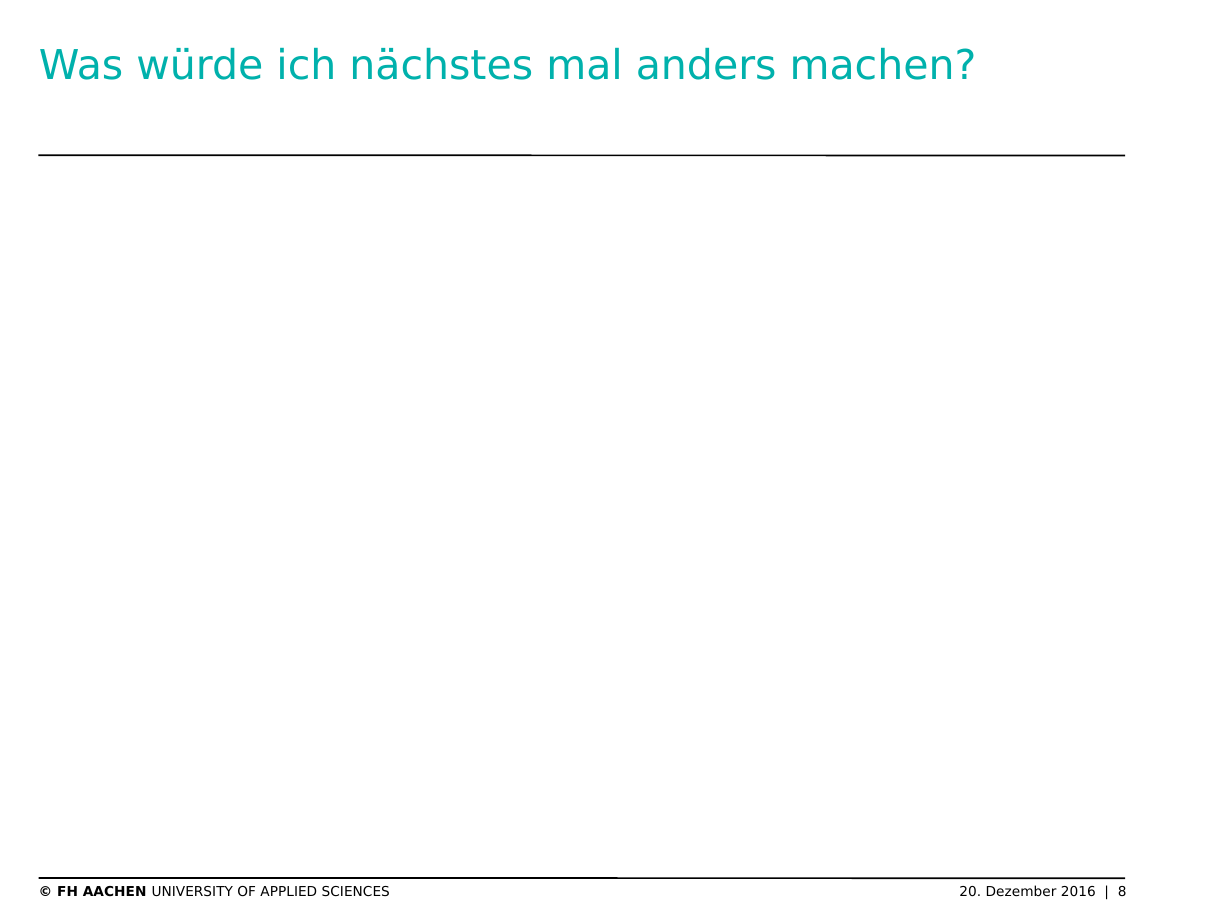
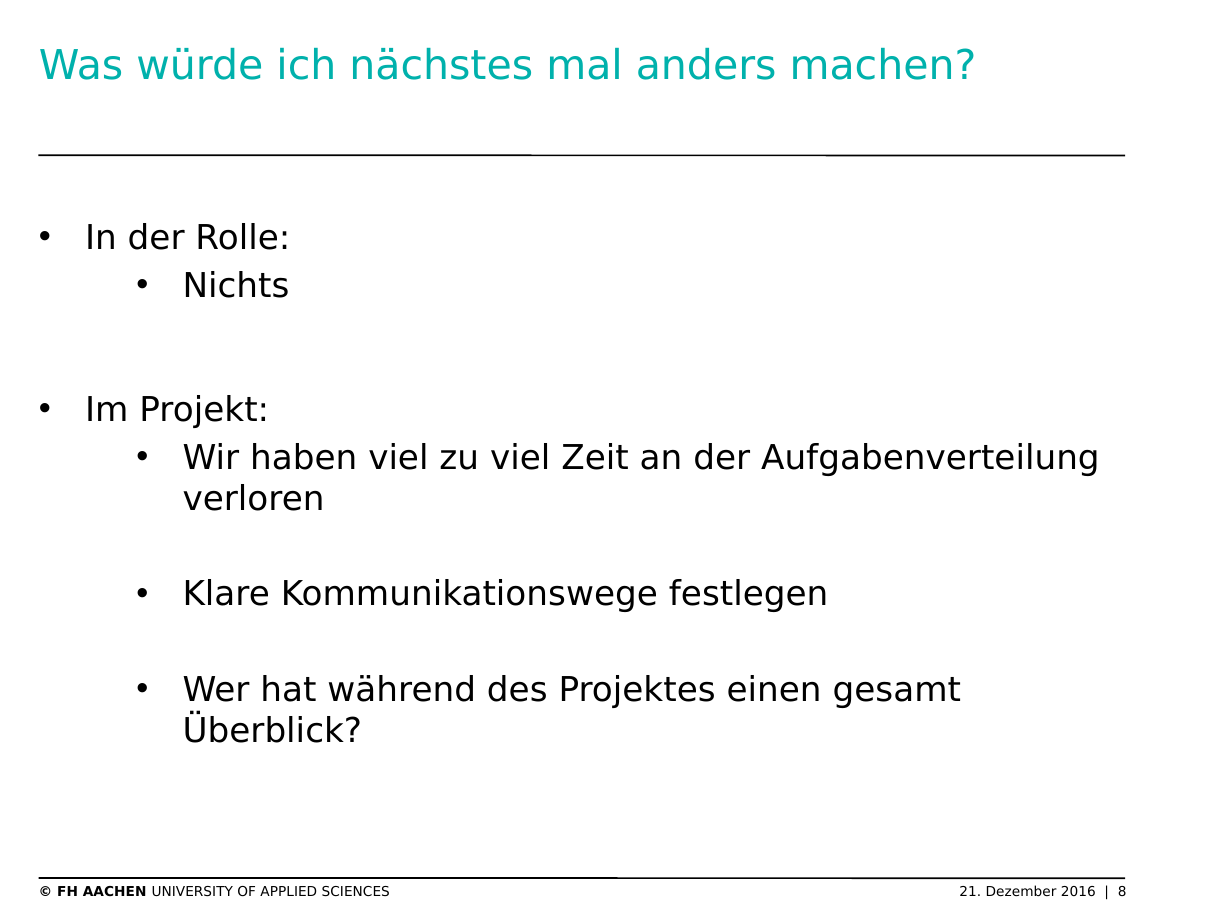
Before and after one commit to thomasgor/swe, a slide deck: slide 8 of Dokumente/Coaching/2016-12-21/2016-12-07 Rollentätigkeit Thomas Gorgels.pptx. Drawn at 1232x924 pixels with LibreOffice and Linux fonts; fonts in the diff are those of the drawing; background and template pictures are left out. Boxes give left, top, right and bottom in pixels: in the first picture for what was removed or moved away, otherwise in the second. Text is boxed around its words. In the diff, an @@ line names an element or a change of style, - is before the commit and + after.

```diff
--- a/Dokumente/Coaching/2016-12-21/2016-12-07 Rollentätigkeit Thomas Gorgels.pptx
+++ b/Dokumente/Coaching/2016-12-21/2016-12-07 Rollentätigkeit Thomas Gorgels.pptx
@@ text added at (85,223,1100,743), 20 pt, text #000000 @@
+• In der Rolle:
+    • Nichts
+  • Im Projekt:
+    • Wir haben viel zu viel Zeit an der Aufgabenverteilung verloren
+    • Klare Kommunikationswege festlegen
+    • Wer hat während des Projektes einen gesamt Überblick?
@@ text at (57,885,1127,897): text changed @@
-© FH AACHEN UNIVERSITY OF APPLIED SCIENCES 20. Dezember 2016 | 8
+© FH AACHEN UNIVERSITY OF APPLIED SCIENCES 21. Dezember 2016 | 8
```
Also in this commit, not shown: 2 other slides changed.
